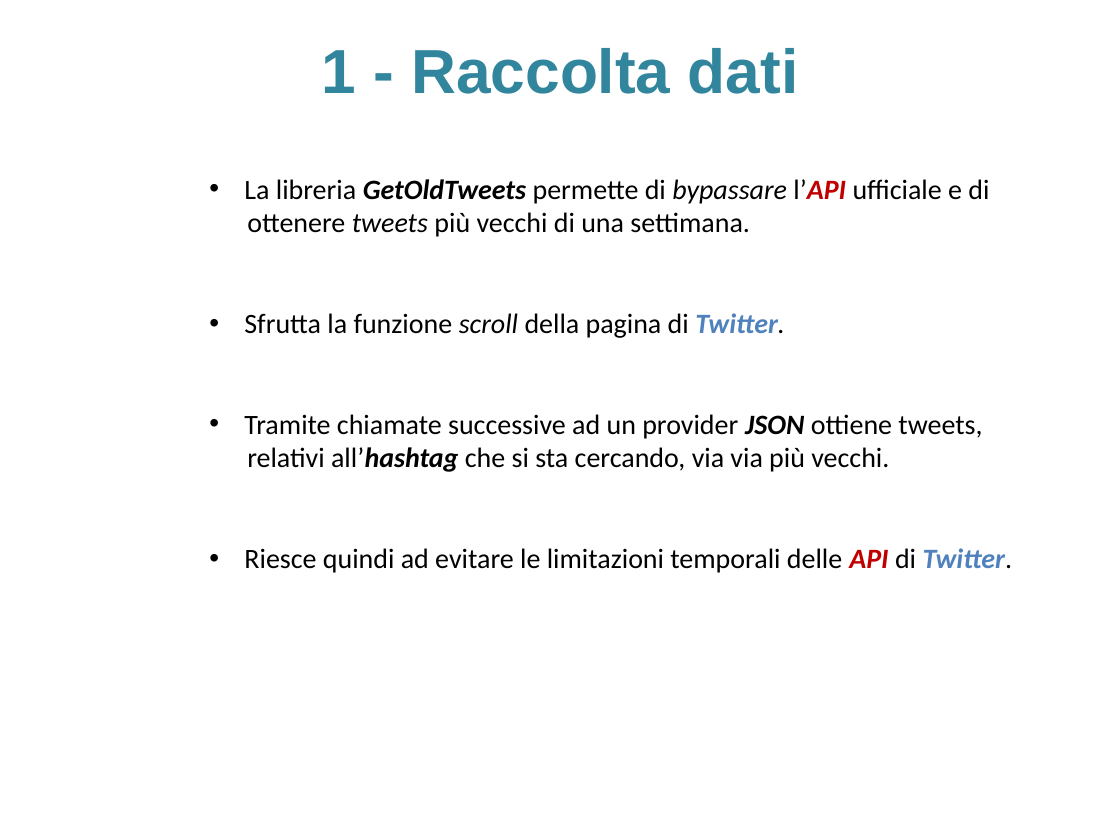
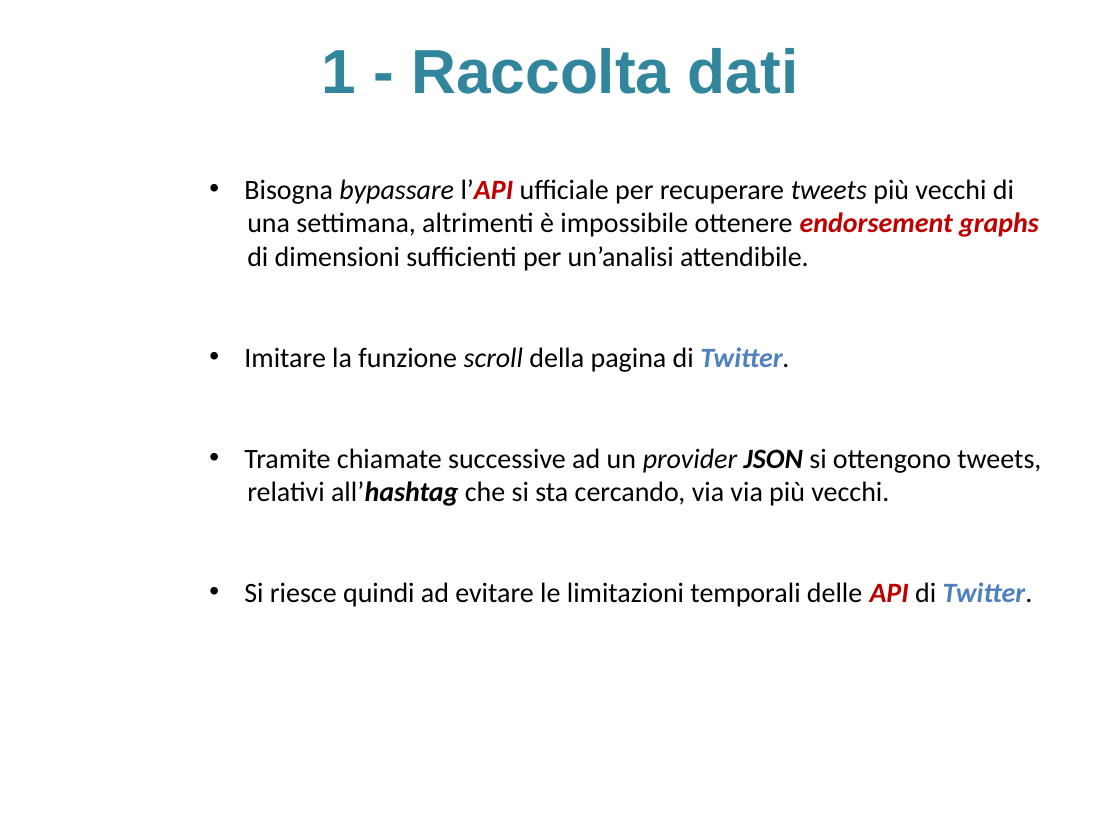
Before and after one commit to sidious1991/TesiLatex, a slide deck: slide 17 of PRESENTAZIONE_TESI/presentazione_agostini_stefano.pptx. Drawn at 1120x840 pixels with LibreOffice and Linux fonts; fonts in the diff are those of the drawing; background and template pictures are left out. Boxes give left, top, right and bottom in pixels: in the first picture for what was removed or moved away, otherwise in the second. Text is boxed around its words. In the diff, an @@ line names an element or a change of style, - is before the commit and + after.

```diff
--- a/PRESENTAZIONE_TESI/presentazione_agostini_stefano.pptx
+++ b/PRESENTAZIONE_TESI/presentazione_agostini_stefano.pptx
@@ text at [244,179,1041,473]: text changed @@
-• La libreria GetOldTweets permette di bypassare l’API ufficiale e di
-ottenere tweets più vecchi di una settimana.
-• Sfrutta la funzione scroll della pagina di Twitter.
-• Tramite chiamate successive ad un provider JSON ottiene tweets,
+• Bisogna bypassare l’API ufficiale per recuperare tweets più vecchi di
+una settimana, altrimenti è impossibile ottenere endorsement graphs
+di dimensioni sufficienti per un’analisi attendibile.
+• Imitare la funzione scroll della pagina di Twitter.
+• Tramite chiamate successive ad un provider JSON si ottengono tweets,
@@ text at [244,582,1033,607]: text changed @@
-• Riesce quindi ad evitare le limitazioni temporali delle API di Twitter.
+• Si riesce quindi ad evitare le limitazioni temporali delle API di Twitter.
```
Also in this commit, not shown: 4 other slides changed, 1 other file.
